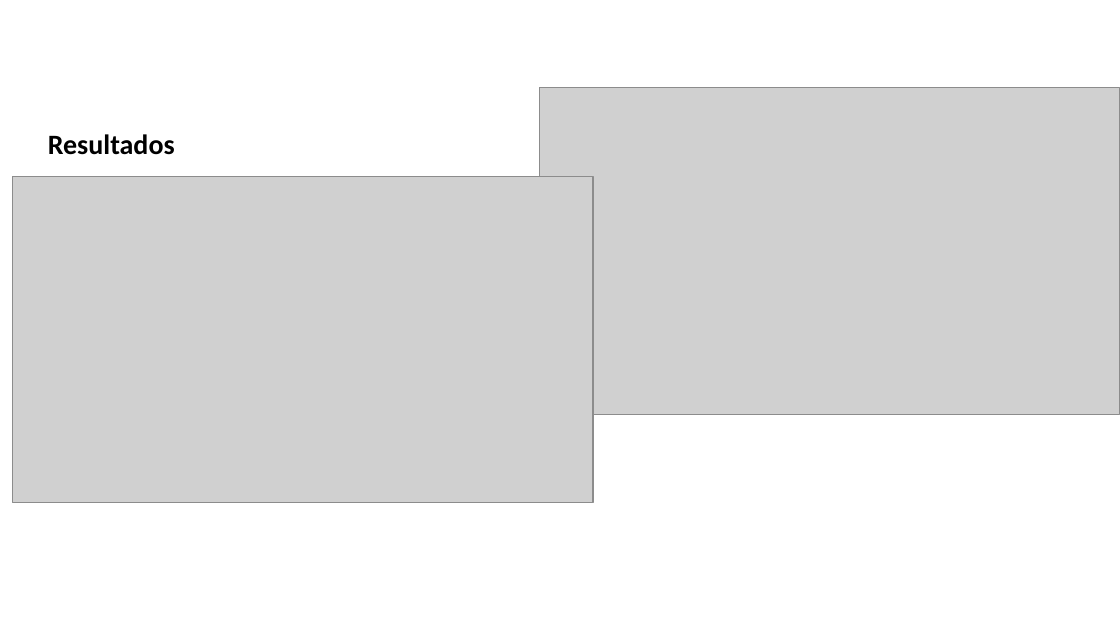
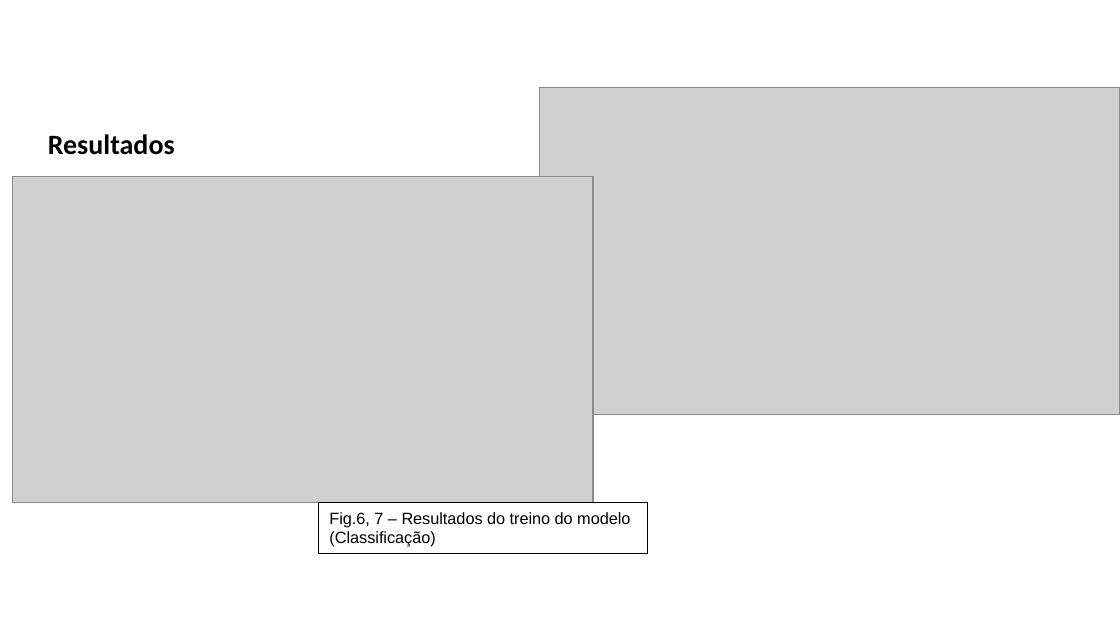
Before and after one commit to JAD-Hackathon/challenge2, a slide deck: slide 6 of docs/JAD_ATC_Hackathon_2026.pptx. Drawn at 1120x630 pixels with LibreOffice and Linux fonts; fonts in the diff are those of the drawing; grey boxes stand for pictures; background and template pictures are left out. Boxes give left, top, right and bottom in pixels: in the first picture for what was removed or moved away, otherwise in the second. Text is boxed around its words. In the diff, an @@ line names an element or a change of style, - is before the commit and + after.

```diff
--- a/docs/JAD_ATC_Hackathon_2026.pptx
+++ b/docs/JAD_ATC_Hackathon_2026.pptx
@@ rectangle added at (318, 502, 646, 552), outline #000000 0.75 pt, 10.5 pt, text #000000 @@
+Fig.6, 7 – Resultados do treino do modelo (Classificação)
```
Also in this commit, not shown: 4 other slides changed, 1 slide added, 1 slide removed.
